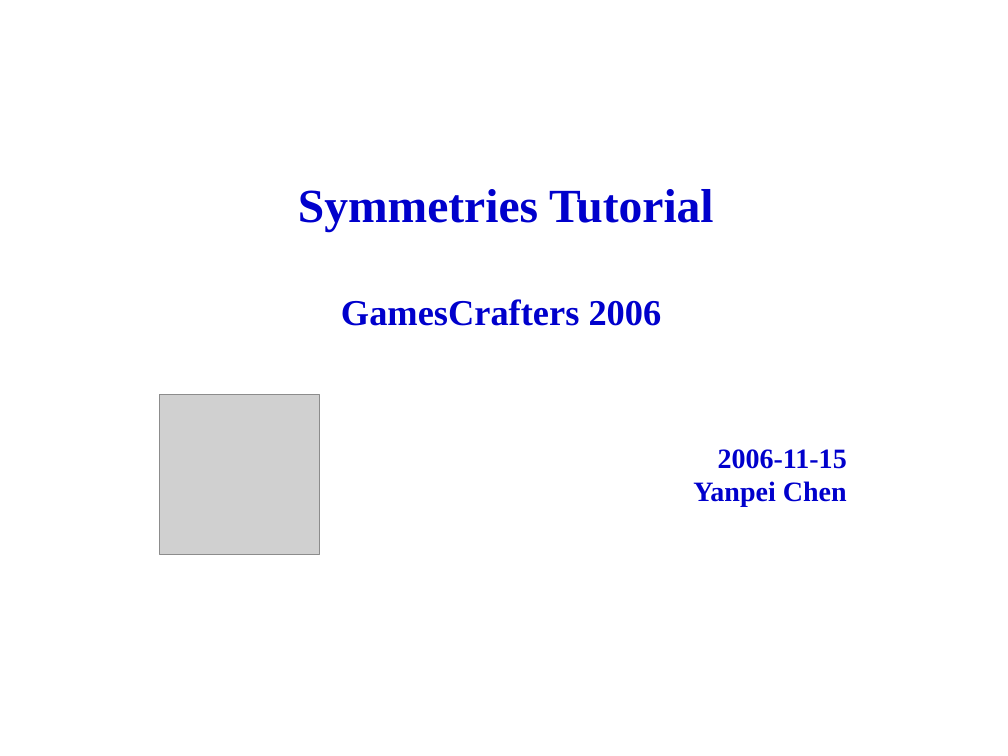
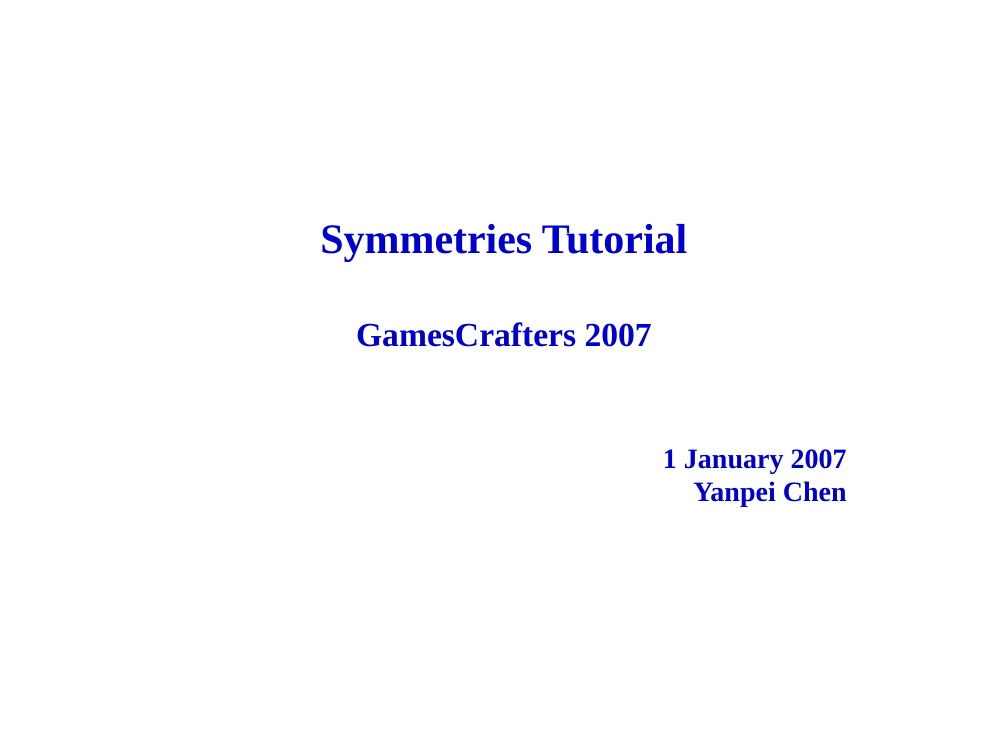
Before and after one commit to GamesCrafters/GamesmanClassic, a slide deck: slide 1 of gamesman/doc/Symmetries.ppt. Drawn at 1008x756 pixels with LibreOffice and Linux fonts; fonts in the diff are those of the drawing; grey boxes stand for pictures; background and template pictures are left out. Boxes give left, top, right and bottom in pixels: in the first picture for what was removed or moved away, otherwise in the second. Text is boxed around its words. In the diff, an @@ line names an element or a change of style, - is before the commit and + after.

```diff
--- a/gamesman/doc/Symmetries.ppt
+++ b/gamesman/doc/Symmetries.ppt
@@ title "Symmetries Tutorial GamesCrafters 2007" at (320, 224, 687, 347): vertical alignment top to middle @@
@@ title at (320, 224, 687, 347): text changed; size 34 to 30 pt @@
-Symmetries Tutorial
-GamesCrafters 2006
+Symmetries Tutorial
+GamesCrafters 2007
@@ picture removed at (159, 395, 319, 554) @@
@@ text added at (663, 449, 847, 507), 20 pt, text #0000CC, bold @@
+1 January 2007
+Yanpei Chen
@@ text removed at (693, 449, 847, 507) @@
-2006-11-15
-Yanpei Chen
```
Also in this commit, not shown: 9 other slides changed, 1 other file.
